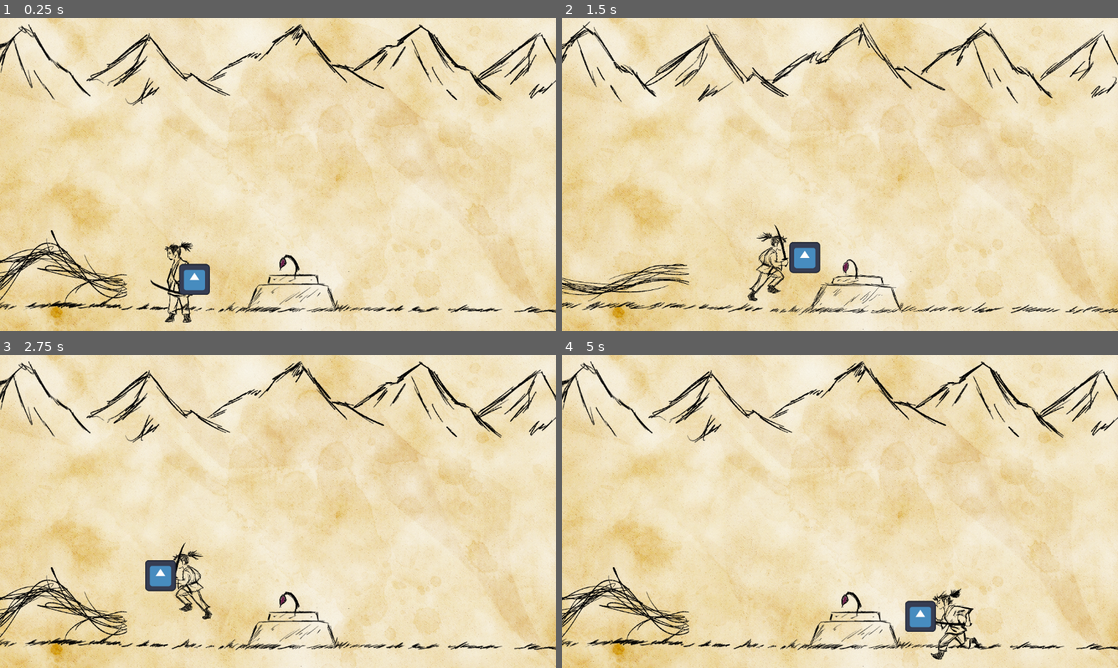
Above: before the commit, frames 1-4 (two rows, left to right).
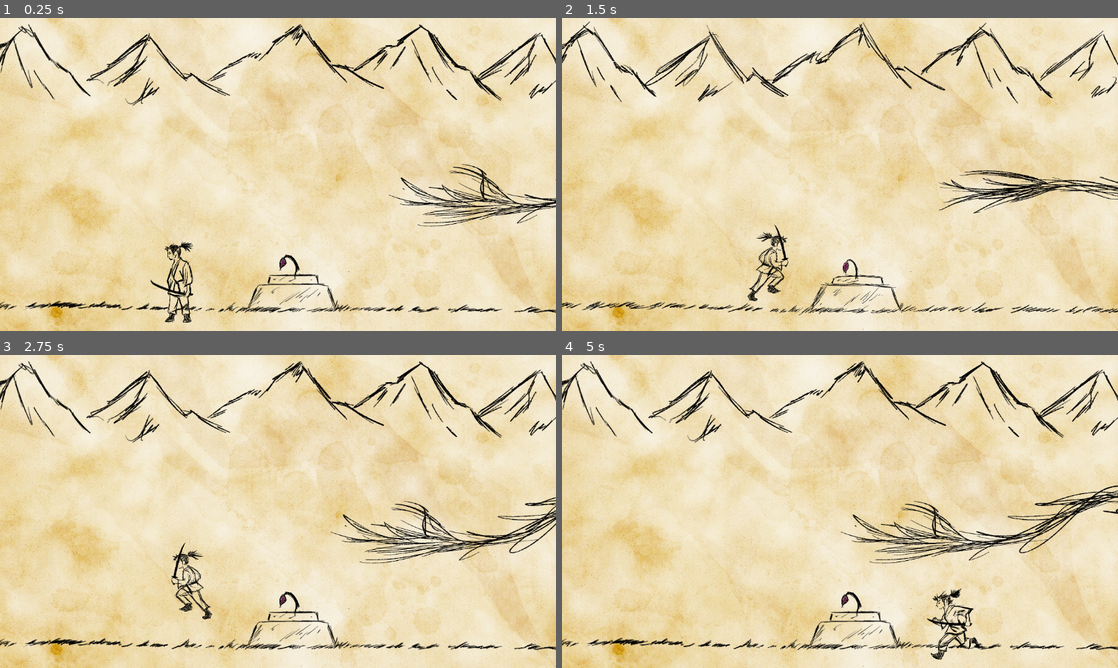
Above: after the commit, the same moments.

Repository: fabio98p/Godot_GuardianOfSpring
Game: Godot game, scene res://Level/level.tscn
Two runs of this game, one before a commit and one after it. Both use one fixed random seed, a clock stepped at 60 frames per second and the inputs below. This scene is started directly instead of the project's main scene. The engine's default icon, where the game draws it, is replaced by a stand-in: a white triangle on a blue panel in a dark square. Sound files missing from this copy of the repository are replaced by a short silence.
Inputs (mouse positions are in pixels of both pictures, inside the frame that each line leads up to):
- Up to frame 1 (0.25 s): no input
- Up to frame 2 (1.5 s): move the mouse to (962, 158) at 0.52 s; press the mouse at (962, 158) at 0.53 s; hold D (Right) from 0.53 s (still down); tap W (Jump) at 0.77, 0.8, 1.07, 1.35 s; move the mouse to (728, 190) at 1.27 s; release the mouse at (728, 190) at 1.28 s
- Up to frame 3 (2.75 s): tap W (Jump) at 1.52, 1.82, 2.3 s; click (166, 527) at 1.55 s; move the mouse to (333, 442) at 2.02 s; release D (Right) at 2.03 s; press the mouse at (333, 442) at 2.03 s; hold A (Left) from 2.03 s (still down)
- Up to frame 4 (5 s): move the mouse to (812, 574) at 2.77 s; release A (Left) at 2.78 s; release the mouse at (812, 574) at 2.78 s; hold D (Right) 2.78-4.28 s; click (812, 574) at 2.85 s; tap W (Jump) at 3.02, 3.32, 4.52, 4.82 s; move the mouse to (1006, 558) at 3.52 s; hold W (Jump) 3.53-4.28 s; move the mouse to (673, 464) at 4.27 s; hold A (Left) from 4.28 s (still down); click (673, 464) at 4.35 s

The runs differ from the first frame. In frame 1, 3.1% of the frame differs, in the area x 0-100%, y 46-92%; in frame 2, 2.6%; in frame 3, 3.6%; in frame 4, 4.0%, in the area x 0-100%, y 41-92%.

Commit message:
jingle stop and win

Diff:
--- a/Level/Scenes/enemy.gd
+++ b/Level/Scenes/enemy.gd
@@ -1,6 +1,7 @@
 extends Node2D
 
 var vulnerable:bool
+@export var velocity:float
 
 # Called when the node enters the scene tree for the first time.
 func _ready() -> void:
@@ -9,9 +10,11 @@
 
 # Called every frame. 'delta' is the elapsed time since the previous frame.
 func _process(delta: float) -> void:
-	if vulnerable and GameController.emit_damage:
-		print("nemico colpito dal process")
+	if !GameController.loseGame:
+		if vulnerable and GameController.emit_damage:
+			print("nemico colpito dal process")
 
+		position -= transform.x * velocity * delta
 
 func _on_area_2d_area_entered(area: Area2D) -> void:
 	vulnerable = true
--- a/Level/Scenes/enemy.tscn
+++ b/Level/Scenes/enemy.tscn
@@ -66,10 +66,10 @@
 }
 
 [sub_resource type="RectangleShape2D" id="RectangleShape2D_p2trb"]
-size = Vector2(9.3195, 30.3243)
+size = Vector2(8.93272, 30.3243)
 
 [node name="Enemy" type="Node2D"]
-scale = Vector2(0.5, 0.5)
+scale = Vector2(0.8, 0.5)
 script = ExtResource("1_t6hwc")
 
 [node name="Sprite2D" type="Sprite2D" parent="."]
@@ -88,7 +88,7 @@
 [node name="CollisionShape2D" type="CollisionShape2D" parent="Area2D"]
 light_mask = 2
 visibility_layer = 2
-position = Vector2(100, 1)
+position = Vector2(120.876, 1.00005)
 rotation = -3.14159
 scale = Vector2(107.946, -7.13431)
 shape = SubResource("RectangleShape2D_p2trb")
--- a/Level/Scenes/flower/flower.gd
+++ b/Level/Scenes/flower/flower.gd
@@ -21,3 +21,8 @@
 		1:	animation_player.play("eretto")
 		2:	animation_player.play("semisbocciato")
 		3:	animation_player.play("finale")
+
+
+func _on_area_2d_area_entered(area: Area2D) -> void:
+	GameController.loseGame = true
+	print("nemico")
--- a/Level/Scenes/flower/flower.tscn
+++ b/Level/Scenes/flower/flower.tscn
@@ -127,3 +127,5 @@
 libraries = {
 &"": SubResource("AnimationLibrary_8ilhf")
 }
+
+[connection signal="area_entered" from="Area2D" to="." method="_on_area_2d_area_entered"]
--- a/Level/Scenes/player.gd
+++ b/Level/Scenes/player.gd
@@ -14,24 +14,25 @@
 
 
 func _physics_process(delta: float) -> void:
-	# Add the gravity.
-	if not is_on_floor():
-		velocity += get_gravity() * delta
+	if !GameController.loseGame:
+		# Add the gravity.
+		if not is_on_floor():
+			velocity += get_gravity() * delta
 
-	if !is_attacking:
-	# Handle jump.
-		if Input.is_action_just_pressed("Jump") and is_on_floor():
-			velocity.y = JUMP_VELOCITY
+		if !is_attacking:
+		# Handle jump.
+			if Input.is_action_just_pressed("Jump") and is_on_floor():
+				velocity.y = JUMP_VELOCITY
 
-		# Get the input direction and handle the movement/deceleration.
-		# As good practice, you should replace UI actions with custom gameplay actions.
-		var direction := Input.get_axis("Left", "Right")
-		if direction:
-			velocity.x = direction * SPEED
-		else:
-			velocity.x = move_toward(velocity.x, 0, SPEED)
-		animation_handler(direction)
-		move_and_slide()
+			# Get the input direction and handle the movement/deceleration.
+			# As good practice, you should replace UI actions with custom gameplay actions.
+			var direction := Input.get_axis("Left", "Right")
+			if direction:
+				velocity.x = direction * SPEED
+			else:
+				velocity.x = move_toward(velocity.x, 0, SPEED)
+			animation_handler(direction)
+			move_and_slide()
 
 
 func animation_handler(direction):
@@ -61,21 +62,22 @@
 	animated_sprite_2d.play(animation_type)
 
 func _input(event: InputEvent) -> void:
-	if event.is_action_pressed("Jump") and is_on_floor():
-		audio_stream_jump.play()
-	if event.is_action_pressed("Right"):
-		audio_stream_passi.play()
+	if !GameController.loseGame:
+		if event.is_action_pressed("Jump") and is_on_floor():
+			audio_stream_jump.play()
+		if event.is_action_pressed("Right"):
+			audio_stream_passi.play()
 
-	if event.is_action_pressed("Left"):
-		audio_stream_passi.play()
-	if event.is_action_pressed("Attack") and is_on_floor() and !is_attacking:
-		is_attacking = true
-		animated_sprite_2d.play("attack")
-		audio_stream_jump.stop()
-		audio_stream_passi.stop()
-		await get_tree().create_timer(0.3).timeout
-		audio_stream_attack.play()
-		GameController.emit_damage = true
+		if event.is_action_pressed("Left"):
+			audio_stream_passi.play()
+		if event.is_action_pressed("Attack") and is_on_floor() and !is_attacking:
+			is_attacking = true
+			animated_sprite_2d.play("attack")
+			audio_stream_jump.stop()
+			audio_stream_passi.stop()
+			await get_tree().create_timer(0.3).timeout
+			audio_stream_attack.play()
+			GameController.emit_damage = true
 
 func _on_animated_sprite_2d_animation_finished() -> void:
 	print("attack")
--- a/Level/Scenes/player.tscn
+++ b/Level/Scenes/player.tscn
@@ -141,6 +141,7 @@
 shape = SubResource("RectangleShape2D_gm0kc")
 
 [node name="Sprite2D" type="Sprite2D" parent="AttackZone"]
+visible = false
 position = Vector2(70, -118)
 texture = ExtResource("8_bn0bv")
 
--- a/Level/level.gd
+++ b/Level/level.gd
@@ -4,9 +4,12 @@
 @onready var time_countdown: Time_Countdown = $Time_countdown
 @export var timeLastWave:float
 @onready var flower: Node2D = $Flower
-
+@onready var lose_game: AudioStreamPlayer2D = $LoseGame
+var prevEndGame:bool = false
 @onready var fine_livello: AnimationPlayer = $FineLivello
 signal changeFlowerStatusSignal
+@onready var ambient: AudioStreamPlayer2D = $Ambient
+@onready var win_game: AudioStreamPlayer2D = $WinGame
 
 # Called when the node enters the scene tree for the first time.
 func _ready() -> void:
@@ -15,7 +18,10 @@
 
 # Called every frame. 'delta' is the elapsed time since the previous frame.
 func _process(delta: float) -> void:
-	label.text = time_countdown._timeToString()
+	if GameController.loseGame and !prevEndGame:
+		lose_game.play()
+		prevEndGame=true
+	#label.text = time_countdown._timeToString()
 
 func _changeWave():
 #	FINE LIVELLLO
@@ -36,6 +42,8 @@
 	GameController.numberOfWave += 1
 	changeFlowerStatusSignal.emit()
 	if GameController.numberOfWave == 3:
+		ambient.stop()
+		win_game.play()
 #		animazione della telecamera dopo animazione fiore che brilla qualche secondo e transizione in alto
 		await get_tree().create_timer(4.0).timeout
 		fine_livello.play("test prova")
@@ -44,3 +52,11 @@
 
 func _on_animation_player_animation_finished(anim_name: StringName) -> void:
 	get_tree().change_scene_to_file("res://Menus/Credits/credits.tscn")
+
+
+func _on_lose_game_finished() -> void:
+	GameController.numberOfWave = 0
+	GameController.emit_damage = false
+	GameController.loseGame = false
+	prevEndGame = false
+	get_tree().reload_current_scene()
--- a/Level/level.tscn
+++ b/Level/level.tscn
@@ -11,6 +11,8 @@
 [ext_resource type="AudioStream" uid="uid://qfanyn7t01sw" path="res://test music.mp3" id="6_nk1il"]
 [ext_resource type="AudioStream" uid="uid://b8dkc5px16q5b" path="res://Assets/Audio/game_ambient _music.mp3" id="10_py82k"]
 [ext_resource type="PackedScene" uid="uid://uydgfgqdjglk" path="res://Level/Scenes/enemy.tscn" id="11_1teg4"]
+[ext_resource type="AudioStream" uid="uid://dsflrox06i6xd" path="res://Assets/Audio/springjam-jingle-sconfitta.mp3" id="12_i5g78"]
+[ext_resource type="AudioStream" uid="uid://oy7j43b1s06e" path="res://Assets/Audio/springjam-jingle-vittoria.mp3" id="13_q47le"]
 
 [sub_resource type="Animation" id="Animation_1teg4"]
 length = 0.001
@@ -201,11 +203,19 @@
 position = Vector2(581, -355)
 texture = ExtResource("2_qmtf6")
 
-[node name="AudioStreamPlayer2D2" type="AudioStreamPlayer2D" parent="."]
+[node name="Ambient" type="AudioStreamPlayer2D" parent="."]
 stream = ExtResource("10_py82k")
 autoplay = true
 
 [node name="Enemy" parent="." instance=ExtResource("11_1teg4")]
-position = Vector2(-37, 525)
+position = Vector2(1179, 330)
+velocity = 60.0
+
+[node name="LoseGame" type="AudioStreamPlayer2D" parent="."]
+stream = ExtResource("12_i5g78")
+
+[node name="WinGame" type="AudioStreamPlayer2D" parent="."]
+stream = ExtResource("13_q47le")
 
 [connection signal="animation_finished" from="FineLivello" to="." method="_on_animation_player_animation_finished"]
+[connection signal="finished" from="LoseGame" to="." method="_on_lose_game_finished"]
--- a/Menus/main_menu.gd
+++ b/Menus/main_menu.gd
@@ -13,6 +13,7 @@
 func _ready() -> void:
 	GameController.numberOfWave = 0
 	GameController.emit_damage = false
+	GameController.loseGame = false
 
 
 # Called every frame. 'delta' is the elapsed time since the previous frame.
--- a/game_controller.gd
+++ b/game_controller.gd
@@ -7,3 +7,4 @@
 
 var numberOfWave:int = 0
 var emit_damage:bool = false
+var loseGame:bool = false
Not shown: 1 places in Level/level.tscn that only renumber resources
